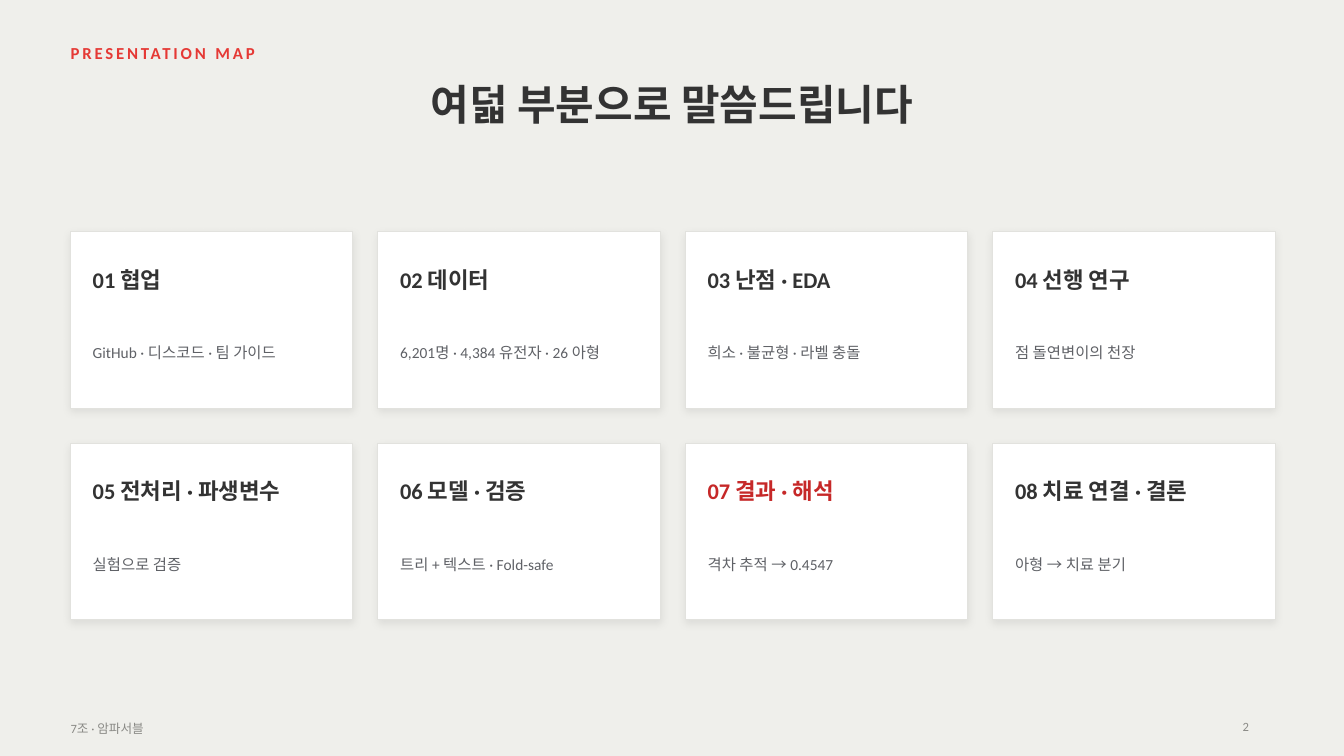
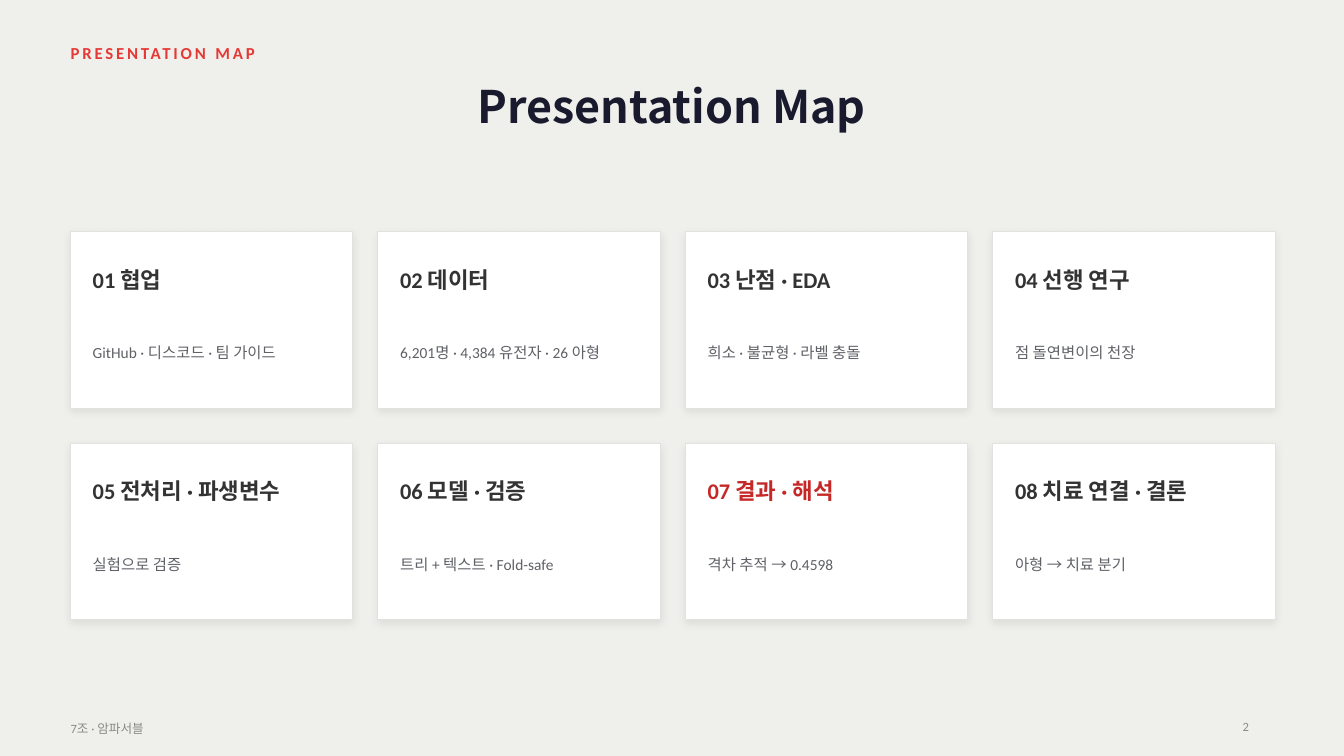
Before and after one commit to ten-infosec/dacon-cancer-subtype-oz-team7, a slide deck: slide 2 of docs/slides/team7_ampossible_slides.pptx. Drawn at 1344x756 pixels with LibreOffice and Linux fonts; fonts in the diff are those of the drawing. Boxes give left, top, right and bottom in pixels: in the first picture for what was removed or moved away, otherwise in the second. Text is boxed around its words. In the diff, an @@ line names an element or a change of style, - is before the commit and + after.

```diff
--- a/docs/slides/team7_ampossible_slides.pptx
+++ b/docs/slides/team7_ampossible_slides.pptx
@@ title at box(477, 86, 866, 133): text changed; size 30 to 32 pt; font Calibri to Noto Sans CJK KR; text colour #333333 to #1A1A2E @@
-여덟 부분으로 말씀드립니다
+Presentation Map
@@ text at box(708, 557, 833, 571): text changed @@
-격차 추적 → 0.4547
+격차 추적 → 0.4598
```
Also in this commit, not shown: 17 other slides changed, 4 other files.
